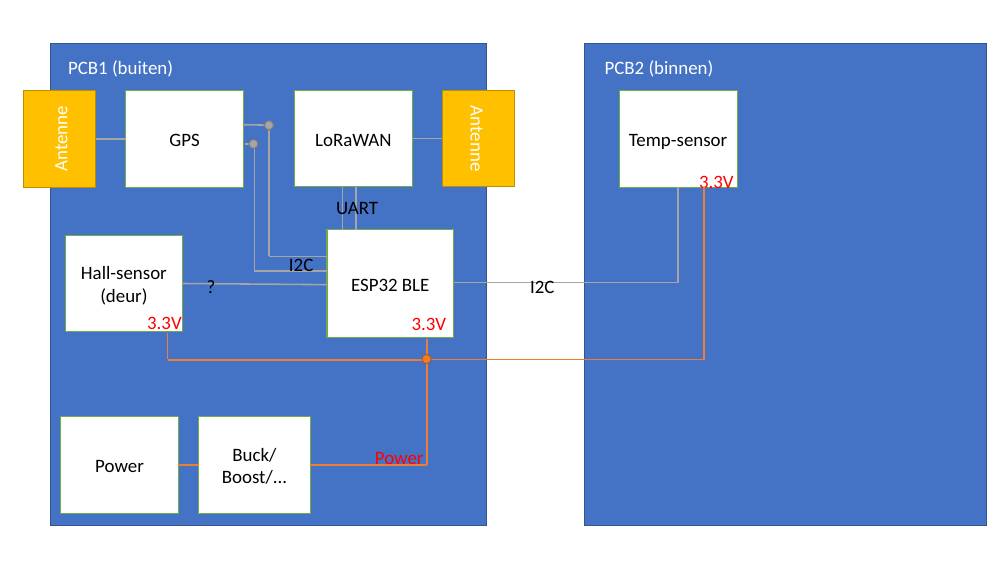
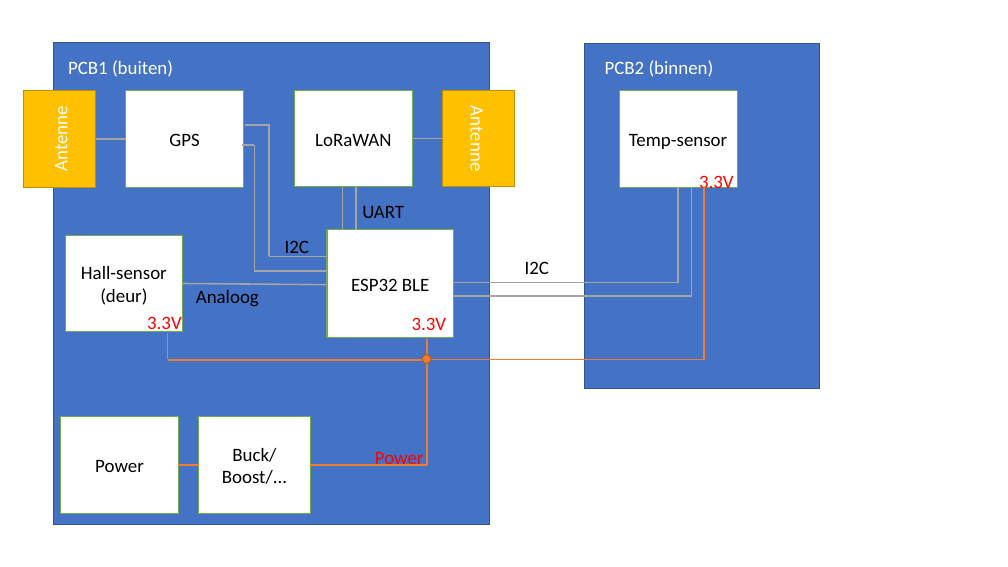
Before and after one commit to manoelledeviron/CoolTeam, a slide deck: slide 1 of CoolTeam_Structure.pptx. Drawn at 1008x567 pixels with LibreOffice and Linux fonts; fonts in the diff are those of the drawing. Boxes give left, top, right and bottom in pixels: in the first picture for what was removed or moved away, otherwise in the second. Text is boxed around its words. In the diff, an @@ line names an element or a change of style, - is before the commit and + after.

```diff
--- a/CoolTeam_Structure.pptx
+++ b/CoolTeam_Structure.pptx
@@ rectangle: place and size @@
-rectangle at (585, 44, 987, 526)
+rectangle at (585, 44, 820, 389)
@@ line moved from (258, 144) - (245, 144) to (255, 145) - (242, 145) @@
@@ line moved from (274, 126) - (243, 125) to (269, 126) - (245, 126) @@
@@ ellipse removed at (249, 140, 258, 149) @@
@@ ellipse removed at (265, 121, 274, 130) @@
@@ text "UART" rewrapped from (336, 199, 378, 220) to (362, 206, 404, 218) @@
@@ line added from (692, 188) to (692, 296), #A5A5A5 1.5 pt @@
@@ text "I2C": place and size @@
-text "I2C" at (289, 256, 313, 272)
+text "I2C" at (285, 240, 309, 257)
@@ text "I2C": place and size @@
-text "I2C" at (530, 280, 554, 293)
+text "I2C" at (525, 261, 549, 274)
@@ text at (196, 290, 259, 306): text changed @@
-?
+Analoog
@@ line added from (692, 296) to (454, 296), #A5A5A5 1.5 pt @@
```
Also in this commit, not shown: 1 other file.
